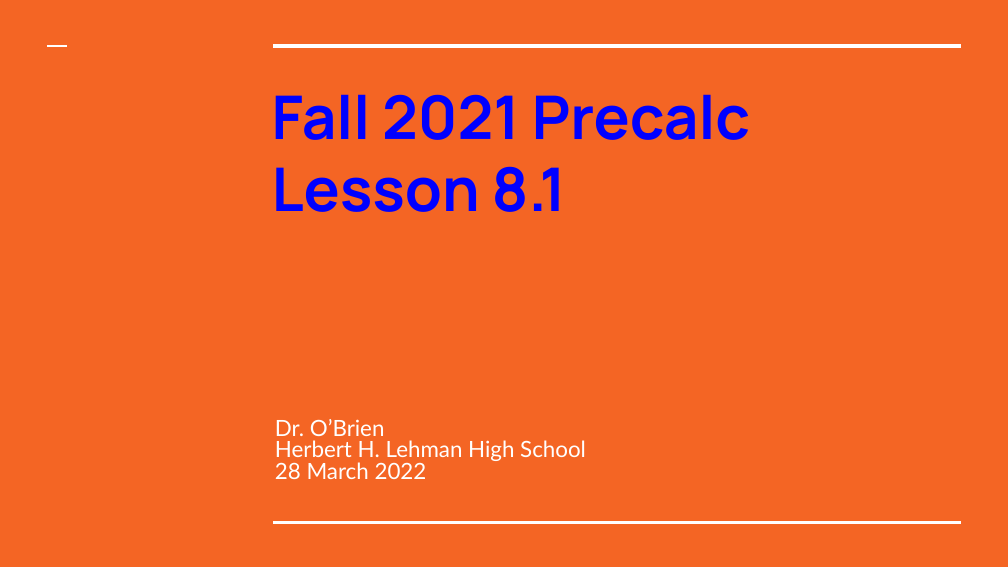
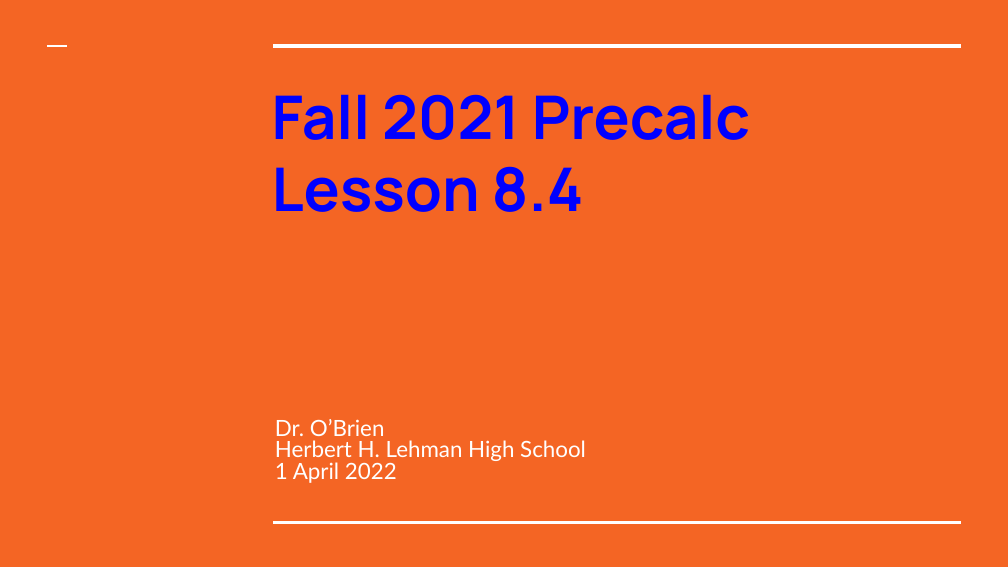
Before and after one commit to cobrien87/work, a slide deck: slide 1 of old/precal2_8_01.pptx. Drawn at 1008x567 pixels with LibreOffice and Linux fonts; fonts in the diff are those of the drawing; background and template pictures are left out. Boxes give left, top, right and bottom in pixels: in the first picture for what was removed or moved away, otherwise in the second. Text is boxed around its words. In the diff, an @@ line names an element or a change of style, - is before the commit and + after.

```diff
--- a/old/precal2_8_01.pptx
+++ b/old/precal2_8_01.pptx
@@ title at box(272, 166, 584, 212): text changed @@
-Lesson 8.1
+Lesson 8.4
@@ subtitle at box(275, 462, 397, 483): text changed @@
-28 March 2022
+1 April 2022
```
Also in this commit, not shown: 5 other slides changed, 2 slides removed, 8 other files.
